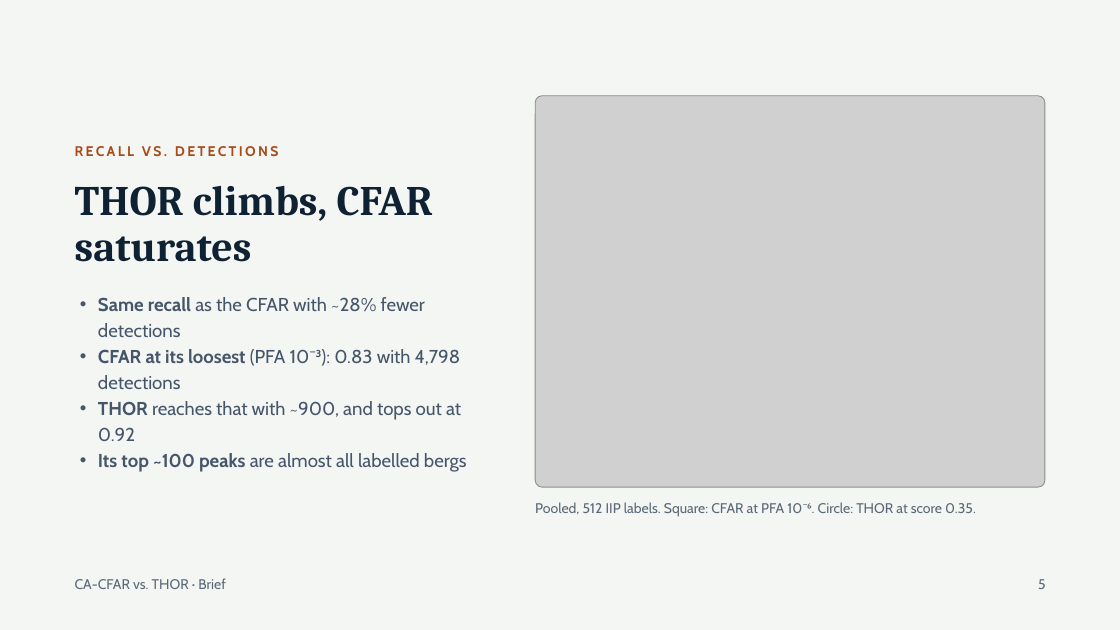
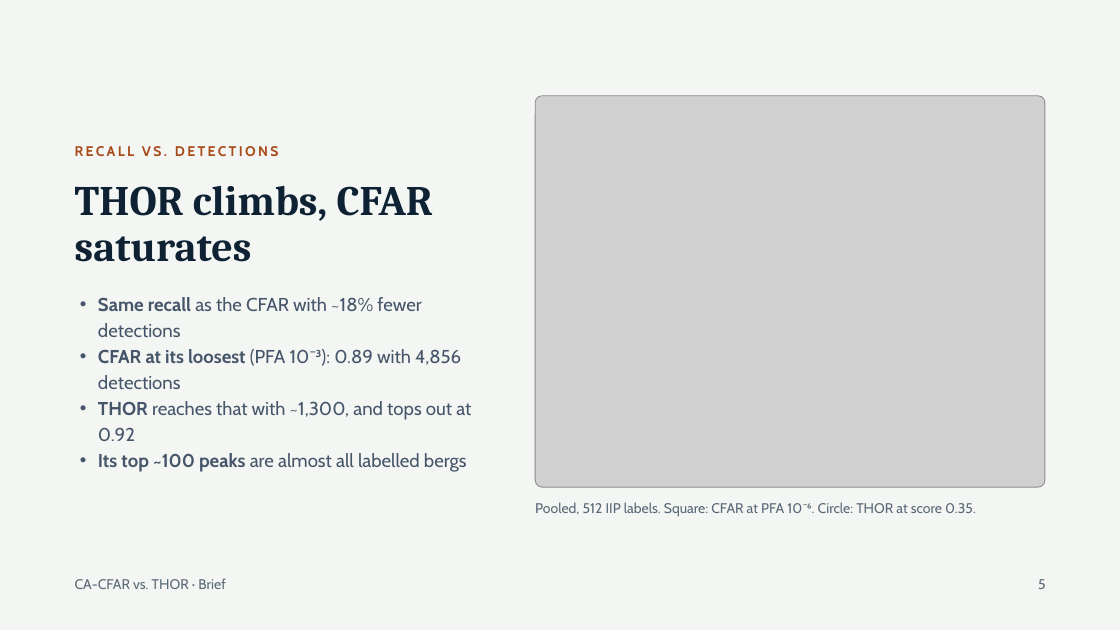
Before and after one commit to natali-kovalski/iceberg-alley-sar, a slide deck: slide 5 of docs/presentation/CA-CFAR vs THOR — Brief.pptx. Drawn at 1120x630 pixels with LibreOffice and Linux fonts; fonts in the diff are those of the drawing; grey boxes stand for pictures. Boxes give left, top, right and bottom in pixels: in the first picture for what was removed or moved away, otherwise in the second. Text is boxed around its words. In the diff, an @@ line names an element or a change of style, - is before the commit and + after.

```diff
--- a/docs/presentation/CA-CFAR vs THOR — Brief.pptx
+++ b/docs/presentation/CA-CFAR vs THOR — Brief.pptx
@@ text at bbox=[98, 297, 471, 441]: text changed @@
-• Same recall as the CFAR with ~28% fewer detections
-• CFAR at its loosest (PFA 10⁻³): 0.83 with 4,798 detections
-• THOR reaches that with ~900, and tops out at 0.92
+• Same recall as the CFAR with ~18% fewer detections
+• CFAR at its loosest (PFA 10⁻³): 0.89 with 4,856 detections
+• THOR reaches that with ~1,300, and tops out at 0.92
```
Also in this commit, not shown: 5 other slides changed, 48 other files.
